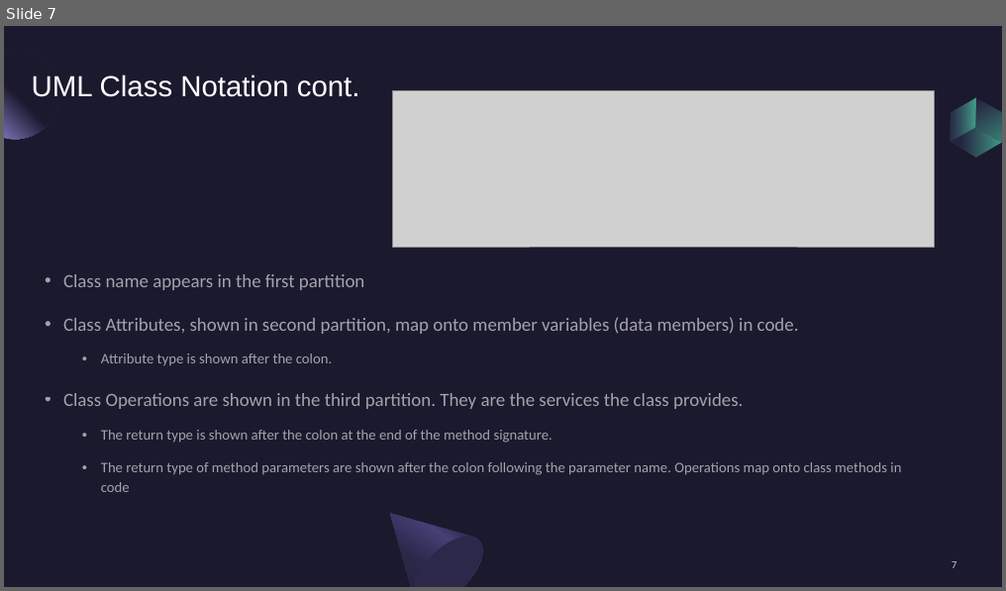
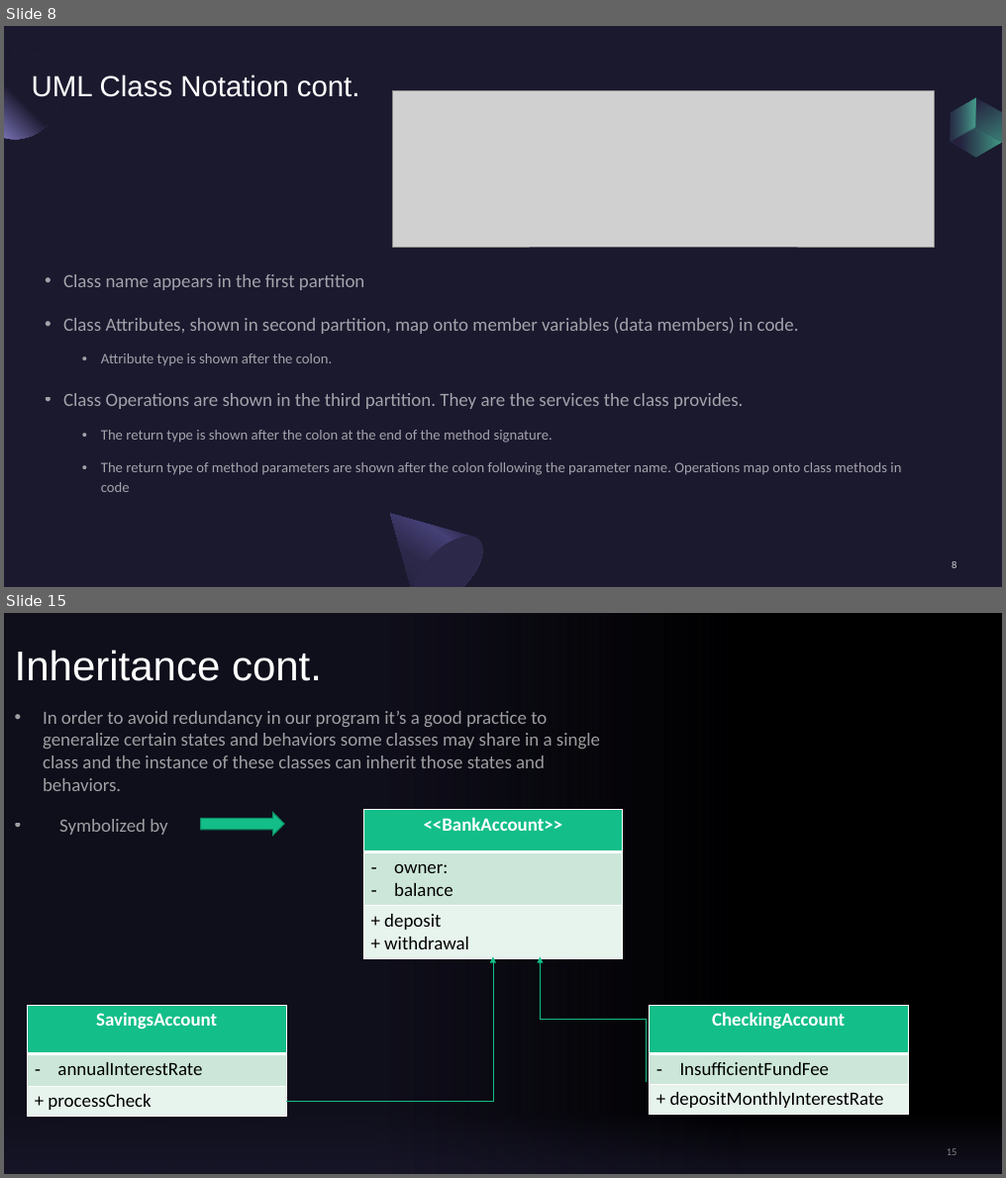
Before and after one commit to draidyn/ATMApplication, a slide deck: FinalPresentationClassDiagram.pptx. Shown one above the other, each under a label of ours: slide 7 before the commit, slides 8 and 15 after it; the slides between them are not shown. The pictures are 1006x591 and 1006x1178 pixels, drawn with LibreOffice and Linux fonts; fonts in the diff are those of the drawing; grey boxes stand for pictures; background and template pictures are left out. Boxes give left, top, right and bottom in pixels: in the first picture for what was removed or moved away, otherwise in the second. Text is boxed around its words. In the diff, an @@ line names an element or a change of style, - is before the commit and + after.

```diff
--- a/FinalPresentationClassDiagram.pptx
+++ b/FinalPresentationClassDiagram.pptx
@@ slide 15 added at (x1=4, y1=613, x2=1002, y2=1174), background picture (left out); not listed: 2 template elements that a slide beside it also shows @@
@@ title added at (x1=15, y1=650, x2=322, y2=681), 40 pt, text #FFFFFF @@
+Inheritance cont.
@@ subtitle added at (x1=43, y1=711, x2=600, y2=835), 18 pt, text #FFFFFF at 60% opacity @@
+• In order to avoid redundancy in our program it’s a good practice to generalize certain states and behaviors some classes may share in a single class and the instance of these classes can inherit those states and behaviors.
+• Symbolized by
@@ right arrow added at (x1=201, y1=813, x2=285, y2=836), fill #13BE89, outline #0E8D65 1 pt @@
@@ table added at (x1=363, y1=810, x2=623, y2=958), 3 rows, 1 columns @@
+<<BankAccount>>
+owner: / balance
++ deposit / + withdrawal
@@ elbow arrow added from (286, 1101) to (493, 958), #13BE89 0.5 pt @@
@@ elbow arrow added from (647, 1082) to (540, 958), #13BE89 0.5 pt @@
@@ table added at (x1=27, y1=1005, x2=286, y2=1117), 3 rows, 1 columns @@
+SavingsAccount
+annualInterestRate
++ processCheck
@@ table added at (x1=649, y1=1005, x2=908, y2=1115), 3 rows, 1 columns @@
+CheckingAccount
+InsufficientFundFee
++ depositMonthlyInterestRate
@@ page number added at (x1=946, y1=1149, x2=957, y2=1156), 10 pt, text #A6A6A6 at 80% opacity @@
+15
@@ what was slide 7 is now slide 8 @@
@@ page number at (x1=951, y1=562, x2=956, y2=569): text changed @@
-7
+8
```
Also in this commit, not shown: 17 slides changed, 6 other slides added, 1 slide removed.
